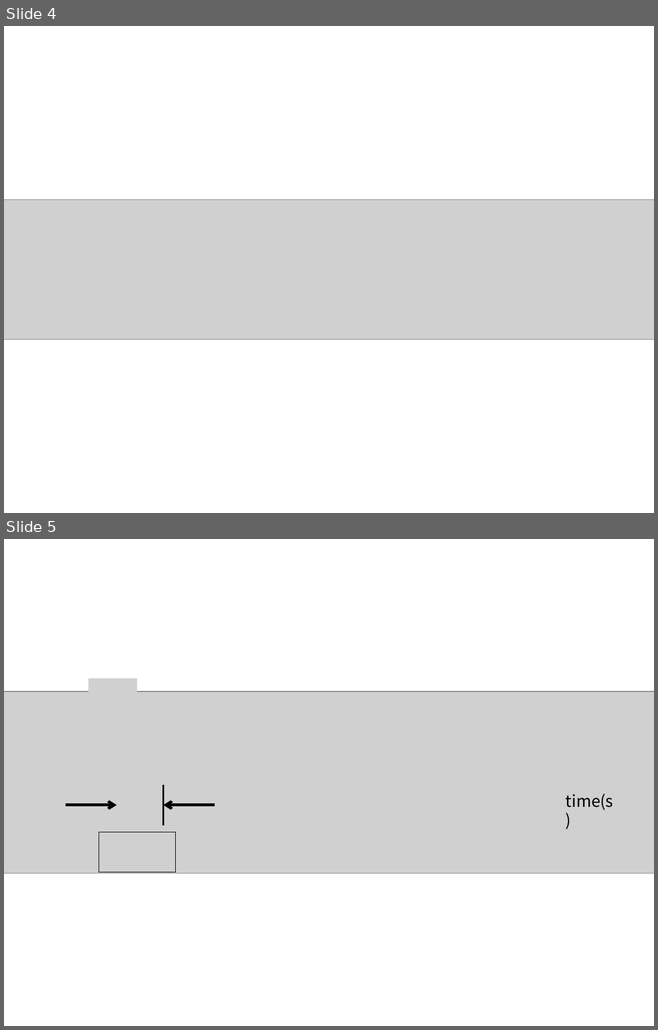
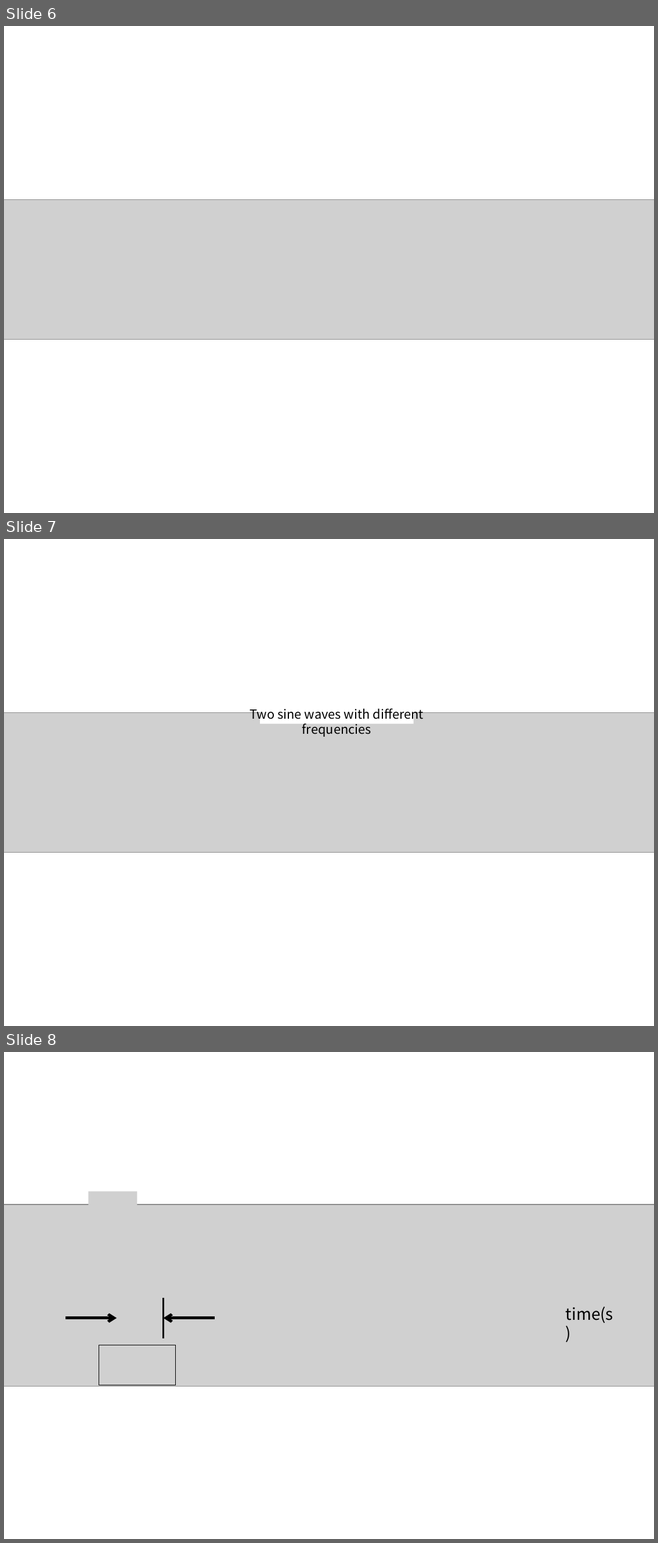
Before and after one commit to answeredbyablemind/answeredbyablemind.github.io, a slide deck: pics/2022-01-04-sinusoids/pics.pptx. Shown one above the other, each under a label of ours: slides 4 and 5 before the commit, slides 6, 7 and 8 after it. The pictures are 658x1030 and 658x1543 pixels, drawn with LibreOffice and Linux fonts; fonts in the diff are those of the drawing; grey boxes stand for pictures. Boxes give left, top, right and bottom in pixels: in the first picture for what was removed or moved away, otherwise in the second. Text is boxed around its words. In the diff, an @@ line names an element or a change of style, - is before the commit and + after.

```diff
--- a/pics/2022-01-04-sinusoids/pics.pptx
+++ b/pics/2022-01-04-sinusoids/pics.pptx
@@ slide 7 added at bbox=[4, 539, 654, 1026], background #FFFFFF @@
@@ rectangle added at bbox=[260, 693, 413, 723], fill #FFFFFF @@
@@ picture added at bbox=[4, 712, 654, 853] @@
@@ text added at bbox=[250, 708, 423, 737], 14 pt, text #000000 @@
+Two sine waves with different frequencies
@@ what was slide 4 is now slide 6 @@
@@ what was slide 5 is now slide 8 @@
```
Also in this commit, not shown: 2 other slides added, 18 other files.
